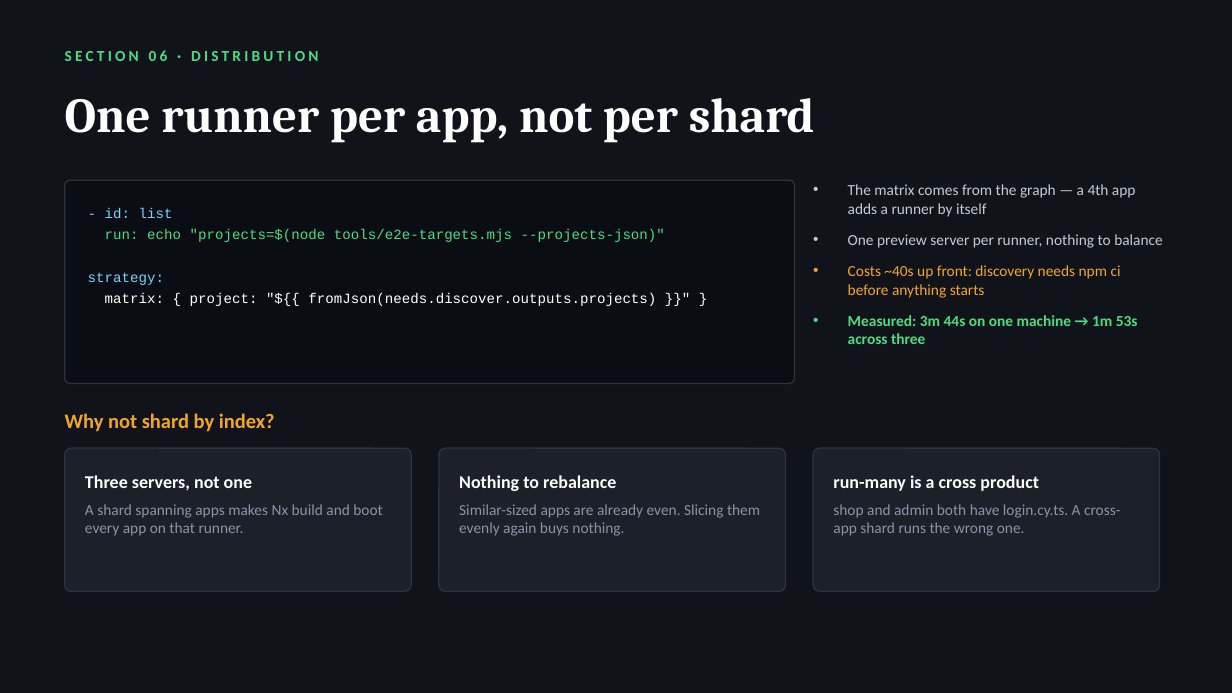
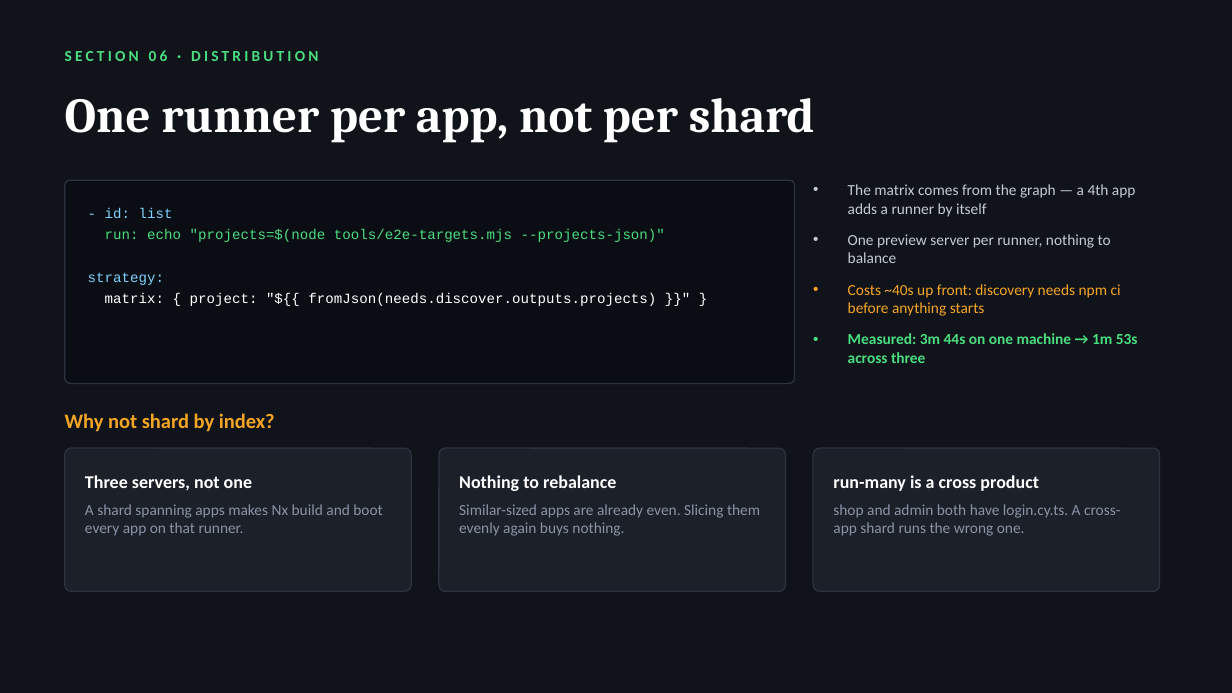
Before and after one commit to radzivil/nx-scaling-e2e-tests-with-atomizer, a slide deck: slide 13 of talk/Scaling-E2E-Tests-with-Nx.pptx. Drawn at 1232x693 pixels with LibreOffice and Linux fonts; fonts in the diff are those of the drawing. Boxes give left, top, right and bottom in pixels: in the first picture for what was removed or moved away, otherwise in the second. Text is boxed around its words. In the diff, an @@ line names an element or a change of style, - is before the commit and + after.

```diff
--- a/talk/Scaling-E2E-Tests-with-Nx.pptx
+++ b/talk/Scaling-E2E-Tests-with-Nx.pptx
@@ text "The matrix comes from the ..." rewrapped from (848,184,1163,344) to (848,184,1138,363) @@
```
Also in this commit, not shown: 3 other slides changed, 3 other files.
